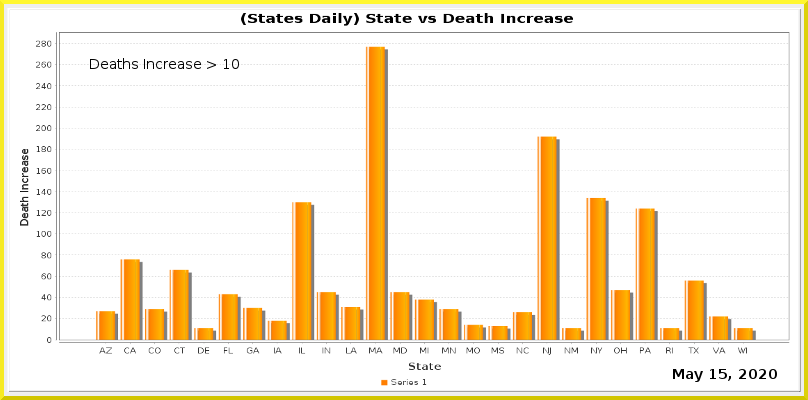
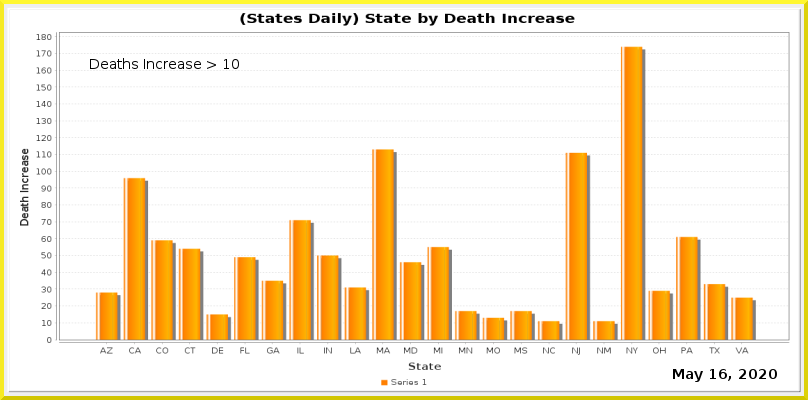
Layers edited between the first and the second 808 x 400 image:
painted on "Current Date" over [719, 369, 727, 379]
painted on "Date_vs_TestIncrease.png" over [8, 8, 802, 393]
